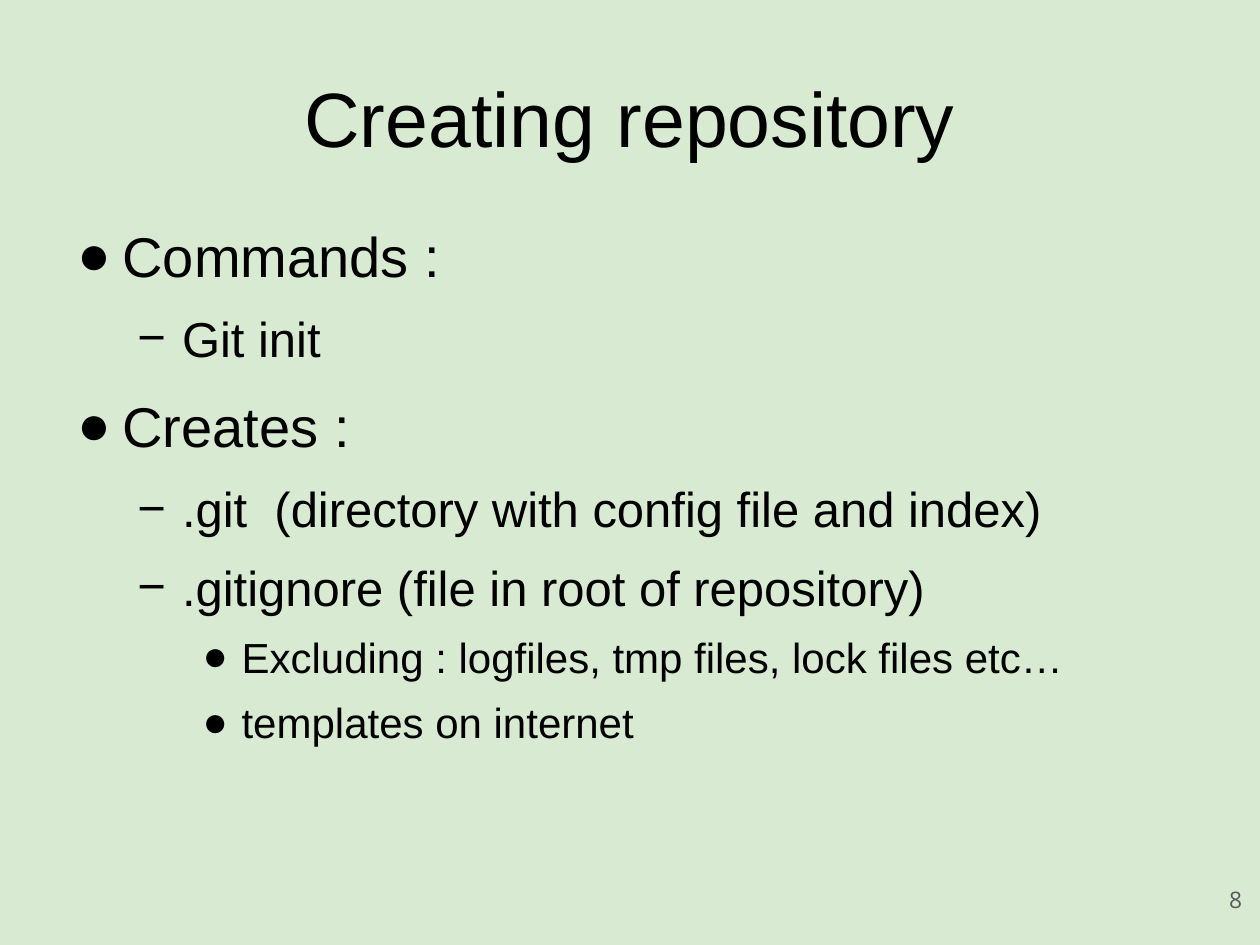
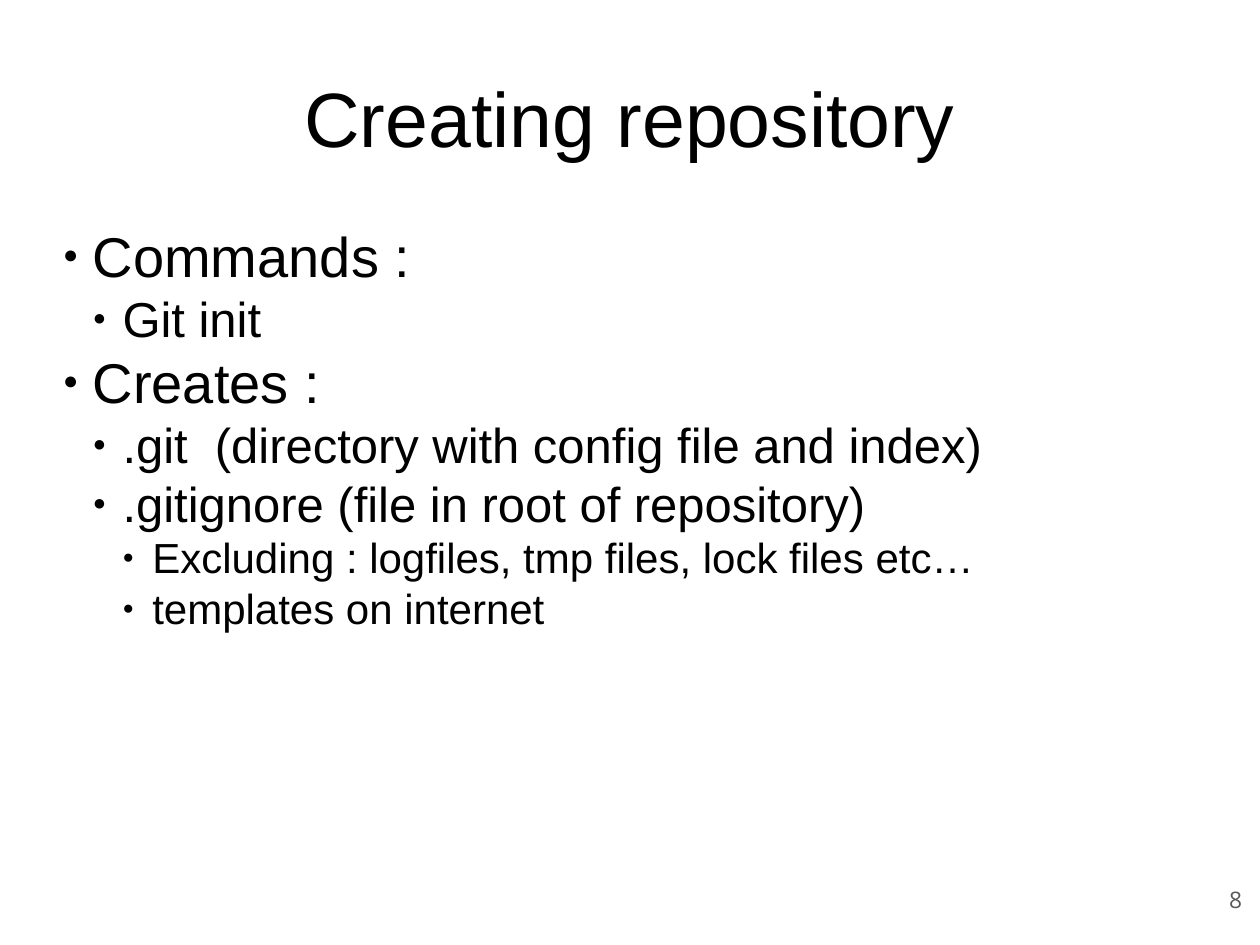
Before and after one commit to rickvek/Workshop-GIT, a slide deck: slide 8 of Git-Workshop.odp. Drawn at 1260x945 pixels with LibreOffice and Linux fonts; fonts in the diff are those of the drawing. Boxes give left, top, right and bottom in pixels: in the first picture for what was removed or moved away, otherwise in the second. Text is boxed around its words. In the diff, an @@ line names an element or a change of style, - is before the commit and + after.

```diff
--- a/Git-Workshop.odp
+++ b/Git-Workshop.odp
@@ background #D9EAD3 to #FFFFFF @@
@@ text "Commands :" at box(93, 236, 982, 632): indent changed; bullet − to ●; less space between paragraphs @@
```
Also in this commit, not shown: 35 other slides changed, 1 slide added, 2 other files.
